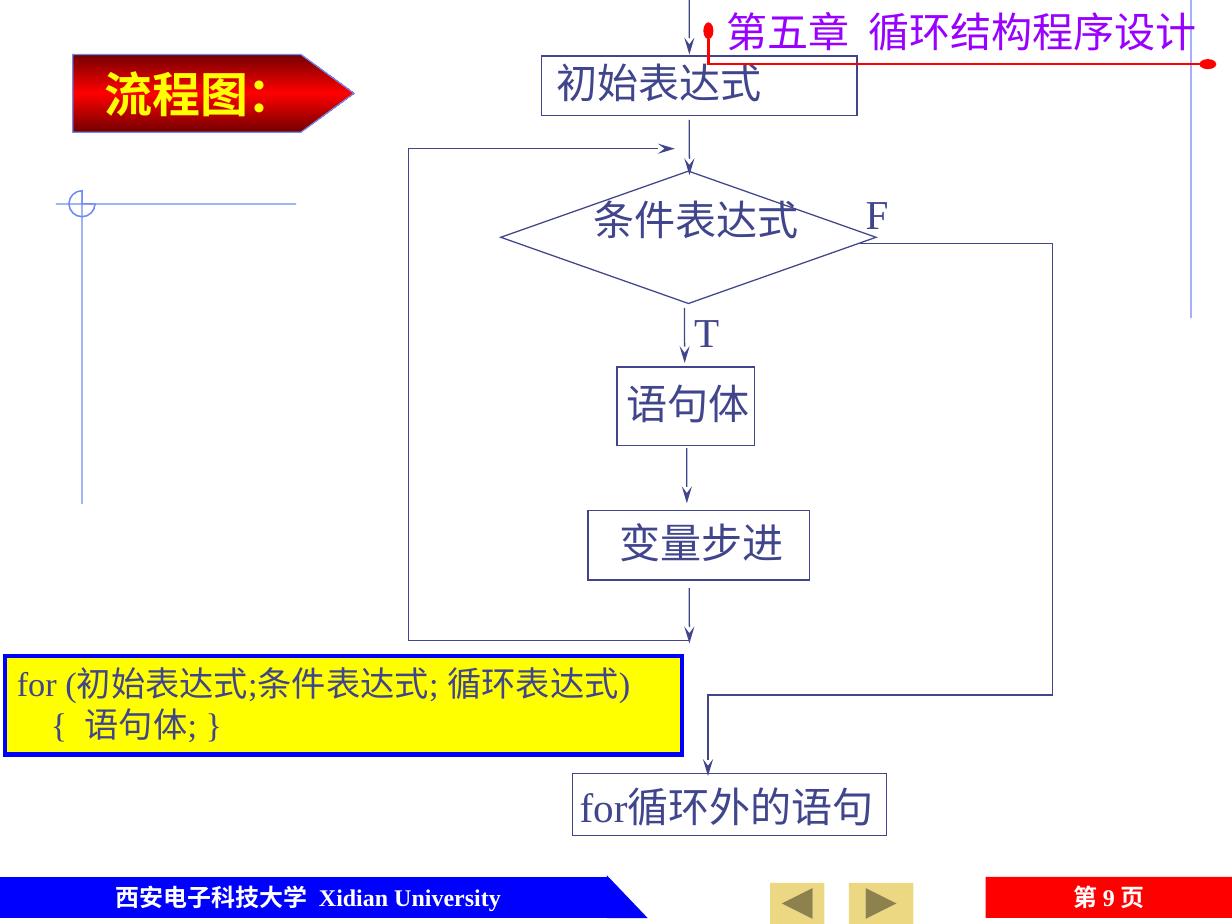
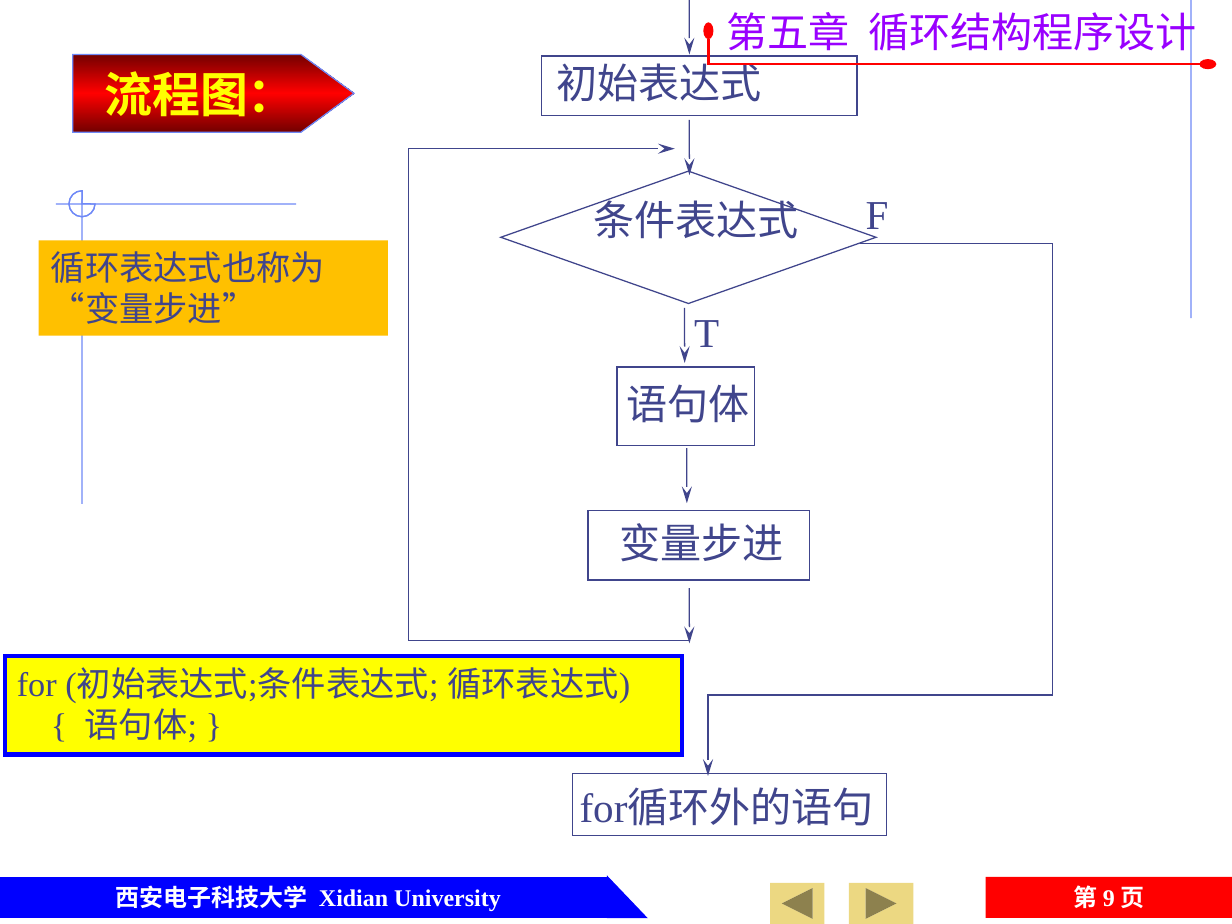
Before and after one commit to jtrfid/C-Repositories, a slide deck: slide 9 of 2016/C语言/课件/第5章 循环结构程序设计.pptx. Drawn at 1232x924 pixels with LibreOffice and Linux fonts; fonts in the diff are those of the drawing; background and template pictures are left out. Boxes give left, top, right and bottom in pixels: in the first picture for what was removed or moved away, otherwise in the second. Text is boxed around its words. In the diff, an @@ line names an element or a change of style, - is before the commit and + after.

```diff
--- a/2016/C语言/课件/第5章 循环结构程序设计.pptx
+++ b/2016/C语言/课件/第5章 循环结构程序设计.pptx
@@ rectangle added at [38,240,387,335], fill #FFC000, 20 pt, text #40458C @@
+循环表达式也称为
+“变量步进”
```
Also in this commit, not shown: 8 other slides changed.
